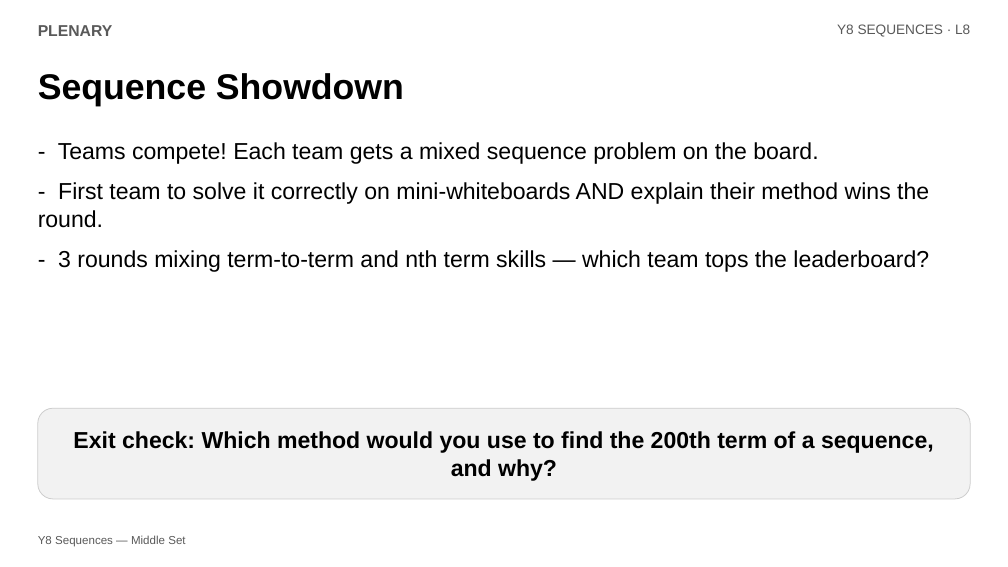
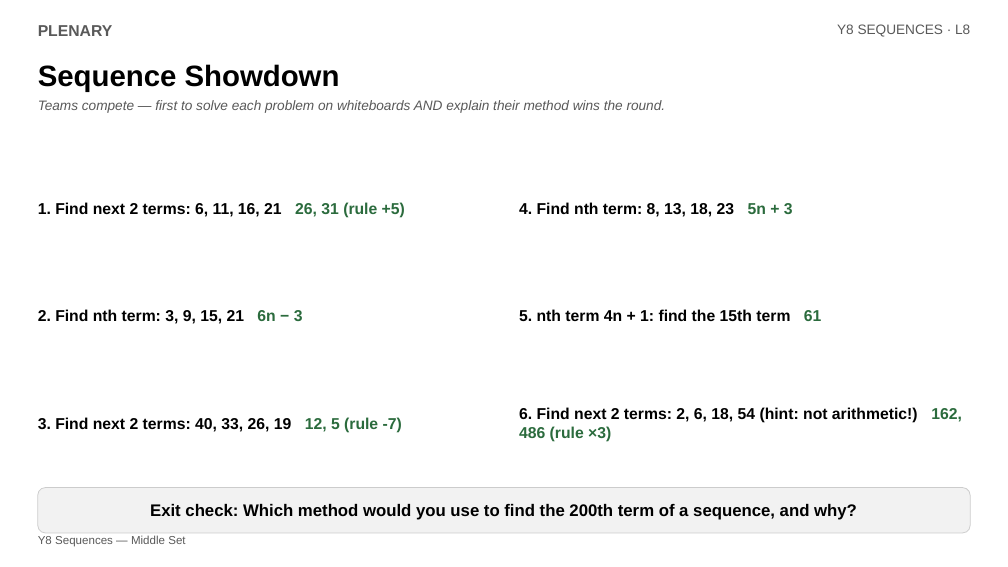
Before and after one commit to Cindylovestoeatfish/5MinuteMathsTeacher, a slide deck: slide 8 of resources/year8/L8_Term_to_Term_vs_nth_Term.pptx. Drawn at 1008x567 pixels with LibreOffice and Linux fonts; fonts in the diff are those of the drawing. Boxes give left, top, right and bottom in pixels: in the first picture for what was removed or moved away, otherwise in the second. Text is boxed around its words. In the diff, an @@ line names an element or a change of style, - is before the commit and + after.

```diff
--- a/resources/year8/L8_Term_to_Term_vs_nth_Term.pptx
+++ b/resources/year8/L8_Term_to_Term_vs_nth_Term.pptx
@@ text "Sequence Showdown": place and size @@
-text "Sequence Showdown" at [38, 73, 404, 107]
+text "Sequence Showdown" at [38, 64, 340, 91]
@@ text "Sequence Showdown" at [38, 64, 340, 91]: size 34 to 28 pt @@
@@ text added at [38, 100, 666, 113], 13 pt, text #595959, italic @@
+Teams compete — first to solve each problem on whiteboards AND explain their method wins the round.
@@ text removed at [38, 142, 929, 272] @@
-- Teams compete! Each team gets a mixed sequence problem on the board.
-- First team to solve it correctly on mini-whiteboards AND explain their method wins the round.
-- 3 rounds mixing term-to-term and nth term skills — which team tops the leaderboard?
@@ text added at [38, 202, 405, 218], 15 pt, text #000000, bold @@
+1. Find next 2 terms: 6, 11, 16, 21 26, 31 (rule +5)
@@ text added at [519, 202, 793, 217], 15 pt, text #000000, bold @@
+4. Find nth term: 8, 13, 18, 23 5n + 3
@@ text added at [38, 309, 303, 324], 15 pt, text #000000, bold @@
+2. Find nth term: 3, 9, 15, 21 6n − 3
@@ text added at [519, 309, 822, 321], 15 pt, text #000000, bold @@
+5. nth term 4n + 1: find the 15th term 61
@@ text added at [38, 417, 402, 433], 15 pt, text #000000, bold @@
+3. Find next 2 terms: 40, 33, 26, 19 12, 5 (rule -7)
@@ text added at [519, 407, 962, 442], 15 pt, text #000000, bold @@
+6. Find next 2 terms: 2, 6, 18, 54 (hint: not arithmetic!) 162, 486 (rule ×3)
@@ rounded rectangle "Exit check: Which method would ...": place and size @@
-rounded rectangle "Exit check: Which method would ..." at [38, 408, 970, 499]
+rounded rectangle "Exit check: Which method would ..." at [38, 488, 970, 533]
@@ rounded rectangle "Exit check: Which method would ..." at [38, 488, 970, 533]: size 22 to 16 pt @@
```
Also in this commit, not shown: 12 other files.
